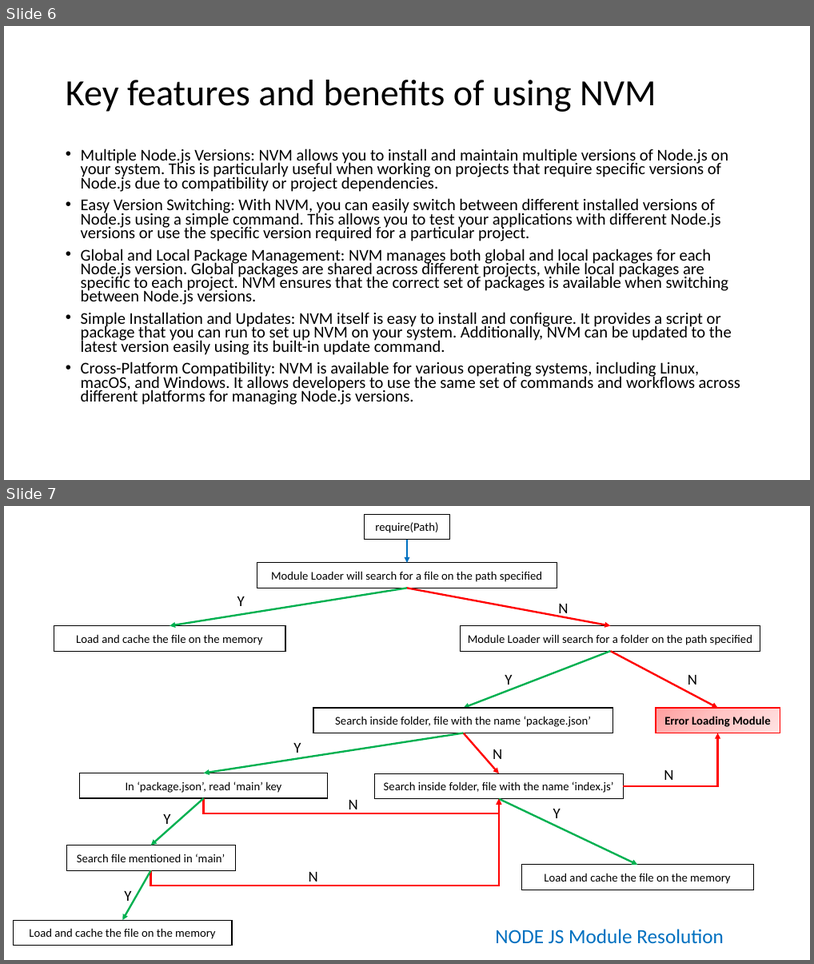
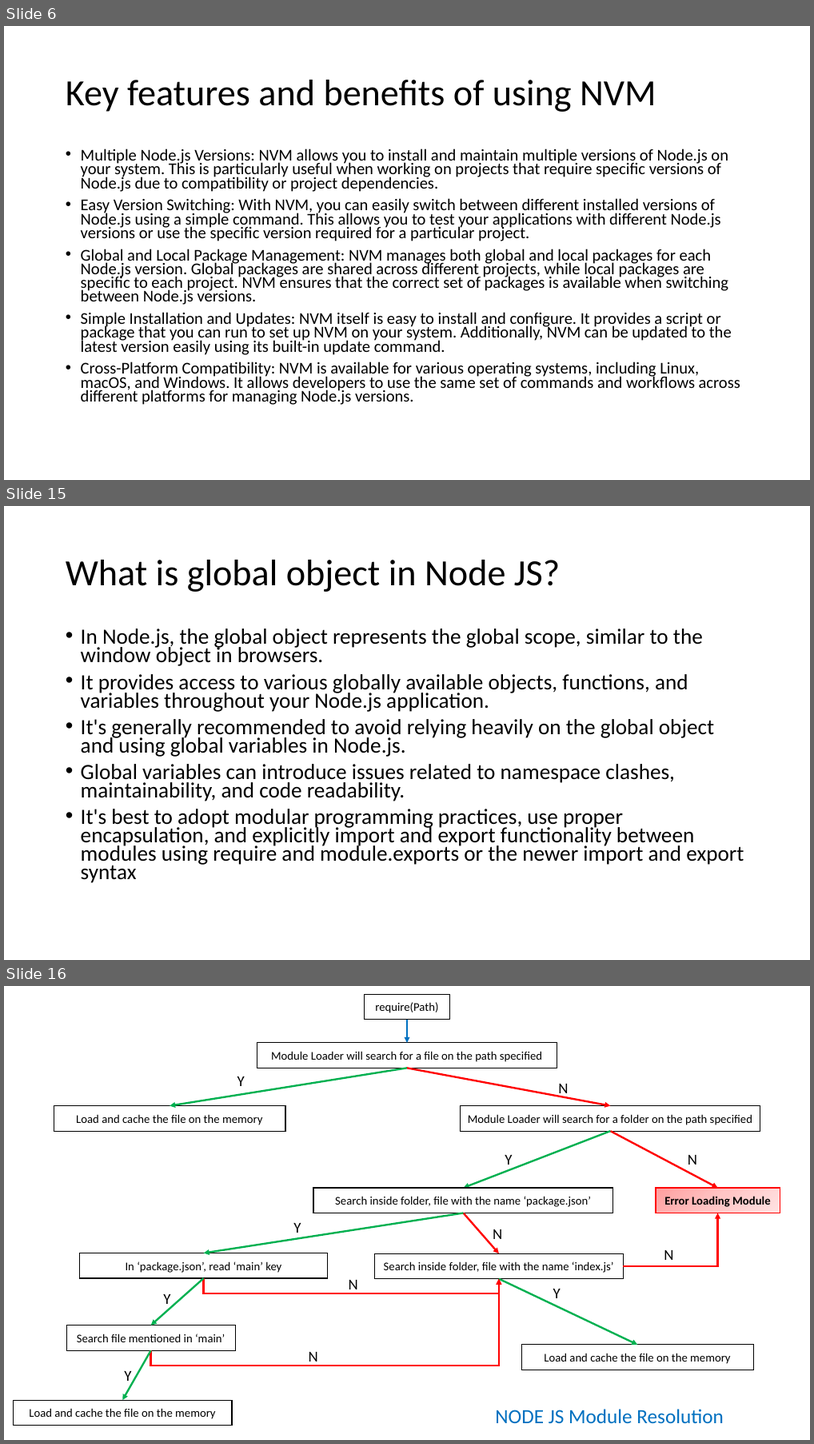
Before and after one commit to explore-with-manish/im-jan24, a slide deck: Node/Notes/Node.pptx. Shown one above the other, each under a label of ours: slides 6 and 7 before the commit, slides 6, 15 and 16 after it; the slides between them are not shown. The pictures are 814x964 and 814x1444 pixels, drawn with LibreOffice and Linux fonts; fonts in the diff are those of the drawing. Boxes give left, top, right and bottom in pixels: in the first picture for what was removed or moved away, otherwise in the second. Text is boxed around its words. In the diff, an @@ line names an element or a change of style, - is before the commit and + after.

```diff
--- a/Node/Notes/Node.pptx
+++ b/Node/Notes/Node.pptx
@@ slide 15 added at [4,506,810,960], background #FFFFFF @@
@@ title added at [66,560,560,592], 44 pt, text #000000 @@
+What is global object in Node JS?
@@ text added at [81,628,744,883], 25.9 pt, text #000000 @@
+• In Node.js, the global object represents the global scope, similar to the window object in browsers.
+• It provides access to various globally available objects, functions, and variables throughout your Node.js application.
+• It's generally recommended to avoid relying heavily on the global object and using global variables in Node.js.
+• Global variables can introduce issues related to namespace clashes, maintainability, and code readability.
+• It's best to adopt modular programming practices, use proper encapsulation, and explicitly import and export functionality between modules using require and module.exports or the newer import and export syntax
@@ what was slide 7 is now slide 16 @@
```
Also in this commit, not shown: 24 other slides added, 2 other files.
